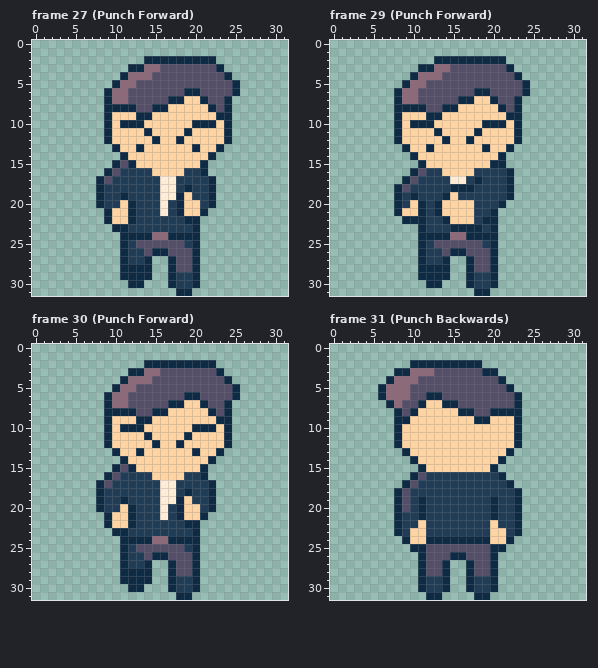
One commit to this pixel-art file: assets/Mafia_Goonie.aseprite. Above: the version before the commit.
32x32 pixels, 41 frames. Shown: frame 27 (Punch Forward), frame 29 (Punch Forward), frame 30 (Punch Forward), frame 31 (Punch Backwards). The commit also changed other frames, which this record leaves out.
The result:
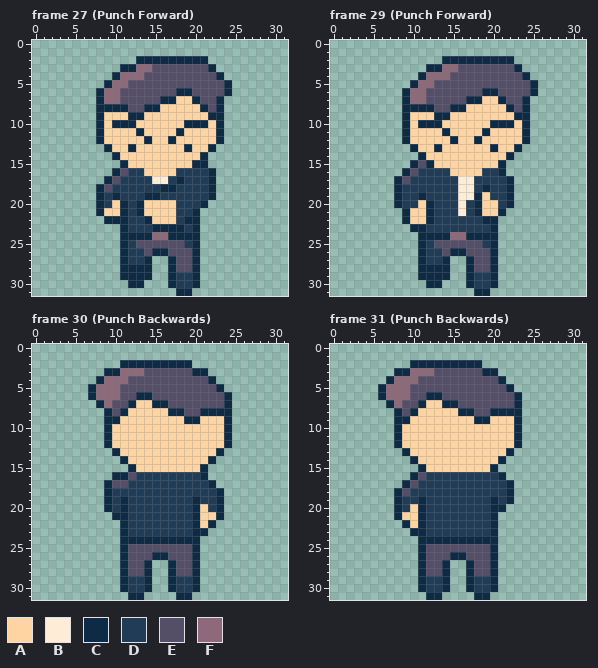
Palette (. is transparent): A #ffd4a3  B #ffecd6  C #0d2b45  D #203c56  E #544e68  F #8d697a
The commit says: Finished Punch Animations Finished all Mafia Goonie Punch Animations
Change:
Changed rows in their new state; - is an unchanged pixel.
Frame 27 (Punch Forward), layers "Head", "Arms", "Torso":
first column x 8:
 2 -----C--------.---
 3 ---C-F-E------C.--
 4 --CF--E--------C.-
 5 -CF-E-----------C.
 6 CF-E------C-E---C.
 7 CF-E----C-A-CE-C.-
 8 C---E-C-A----CEC.-
 9 CA--C-A-------C-.-
10 CAC--A-----C--AC.-
11 CA---CA---CA---C.-
12 CA----CA-CA----C.-
13 -CA-CA-----CA-C.--
14 --CA---------C.---
15 --.CA-------C-----
16 -.CE--A---D--DC---
17 .CE----B-DC-------
18 -E------CC-D------
19 --CD--CCDDDD------
20 --ACDCAAAADDDC.---
21 CA-CDCAAAADDC.----
22 --CCD-CAAA--------
23 --.----CCCC-------
Frame 29 (Punch Forward), layers "Head", "Arms", "Torso":
first column x 8:
 2 -----.--------C---
 3 ---.-C-F------EC--
 4 --.C--F--------EC-
 5 -.C-F-----------EC
 6 .C-F------E-C---EC
 7 .C-F----E-C-AC-EC-
 8 .---C-E-C----ACEC-
 9 .C--A-C-------A-C-
10 .CA--C-----A--CAC-
11 .C---AC---AC---AC-
12 .C----AC-AC----AC-
13 -.C-AC-----AC-AC--
14 --.C---------AC---
15 --CEC-------A-----
16 -CED--D---A--C.---
17 CED----D-BD-------
18 -D-----DBB-C------
19 --DC--DDBBCA------
20 --DACDDDBDCAADC---
21 .C-ACDDDBDCAAC----
22 --AAC-DDDD--------
23 --C----DDDD-------
Frame 30 (Punch Backwards):
first column x 7:
 2 ----CCC------...---
 3 --CCFFFEE----CC..--
 4 -CFFFEEE-------C..-
 5 CFFFEE----------C..
 6 CFF-E-CC----EE---C.
 7 -CFEECAACCEEEEE----
 8 ---E-AAAAACCEEC-C--
 9 ---C--AA----CC--A--
10 ----AAA------AAA---
11 -------A----A------
12 --------A--A-------
13 ------A------A-----
15 ---..--------------
16 --.CCE--DDDD-------
17 -.CEE----DD--------
18 -.C------DD-D--DC--
19 -.C------DDDDC-DC--
20 -.C-CD---D-DDCADC--
21 --.CCD---D-DDCAAC--
22 --..CD------D-AC---
23 ---.----------C----
24 --------CC---------
25 -----E------E------
26 -----EE------------
27 -----EE------------
28 -----EE------------
29 -----DD------------
30 ----CDDC-----------
31 -----CC------------
Frame 31 (Punch Backwards), layer "Arms":
first column x 8:
18 --------------C.
19 -D------------C.
20 -DA----------C..
21 -AA----------...
22 .CAC--------C...
23 ..CC--------C...
24 -..C--------C..-
25 --.----------.--
Pixel boxes of the changes (left, top, right, bottom) in both pictures:
changed: (96, 56, 240, 232)
changed: (394, 56, 538, 232)
changed: (88, 360, 240, 600)
changed: (490, 488, 522, 552)
changed: (394, 496, 426, 552)
